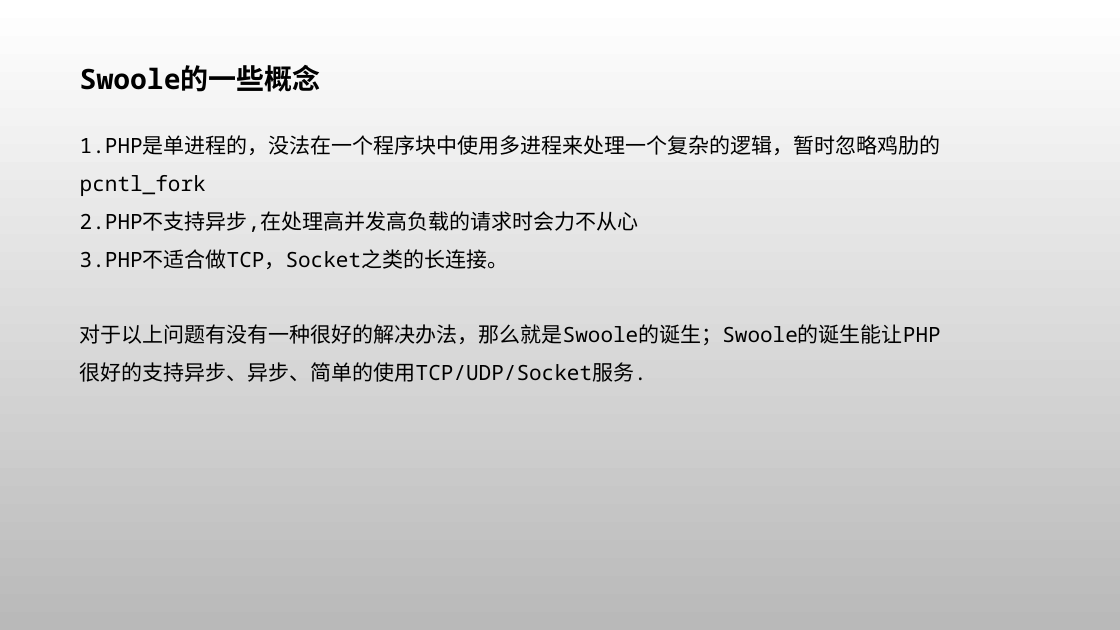
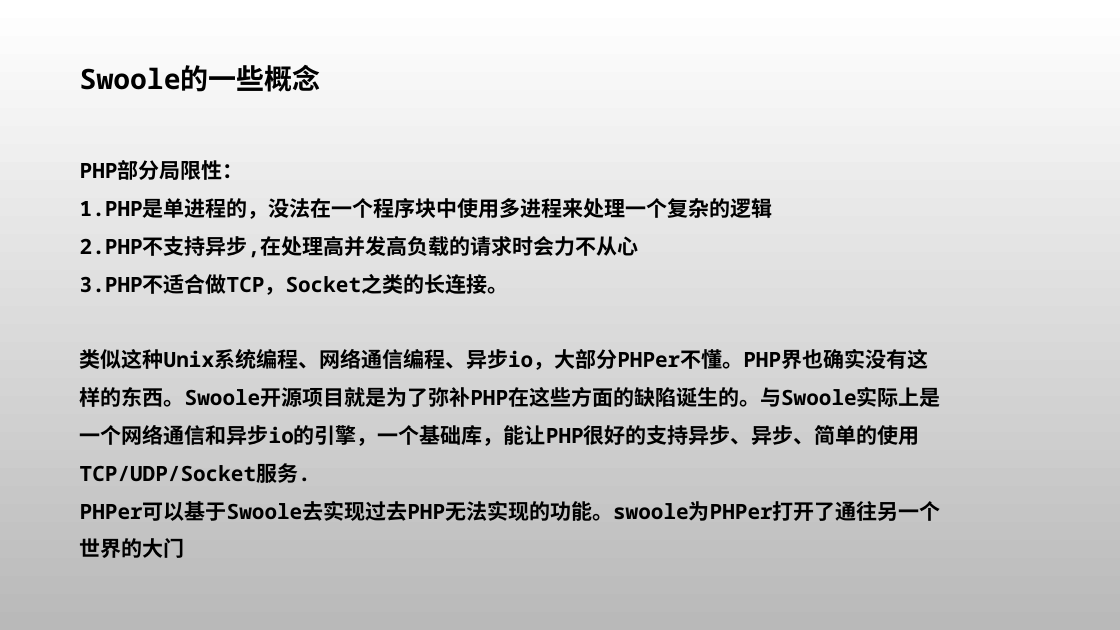
Before and after one commit to zhimma/swoole-demo, a slide deck: slide 2 of swoole.pptx. Drawn at 1120x630 pixels with LibreOffice and Linux fonts; fonts in the diff are those of the drawing. Boxes give left, top, right and bottom in pixels: in the first picture for what was removed or moved away, otherwise in the second. Text is boxed around its words. In the diff, an @@ line names an element or a change of style, - is before the commit and + after.

```diff
--- a/swoole.pptx
+++ b/swoole.pptx
@@ text at (80, 160, 773, 219): text changed; bold on @@
-1.PHP是单进程的，没法在一个程序块中使用多进程来处理一个复杂的逻辑，暂时忽略鸡肋的pcntl_fork
+PHP部分局限性：
+1.PHP是单进程的，没法在一个程序块中使用多进程来处理一个复杂的逻辑
@@ text at (80, 236, 639, 295): bold on in "2.PHP不支持异步,在处理高并发高负载的请求时会力不从心", "3.PHP不适合做TCP，Socket之类的长连接。" @@
@@ text at (80, 349, 941, 521): text changed; bold on @@
-对于以上问题有没有一种很好的解决办法，那么就是Swoole的诞生；Swoole的诞生能让PHP很好的支持异步、异步、简单的使用TCP/UDP/Socket服务.
+类似这种Unix系统编程、网络通信编程、异步io，大部分PHPer不懂。PHP界也确实没有这样的东西。Swoole开源项目就是为了弥补PHP在这些方面的缺陷诞生的。与Swoole实际上是一个网络通信和异步io的引擎，一个基础库，能让PHP很好的支持异步、异步、简单的使用TCP/UDP/Socket服务.
+PHPer可以基于Swoole去实现过去PHP无法实现的功能。swoole为PHPer打开了通往另一个世界的大门
```
Also in this commit, not shown: 5 other slides changed, 1 slide added, 5 other files.
